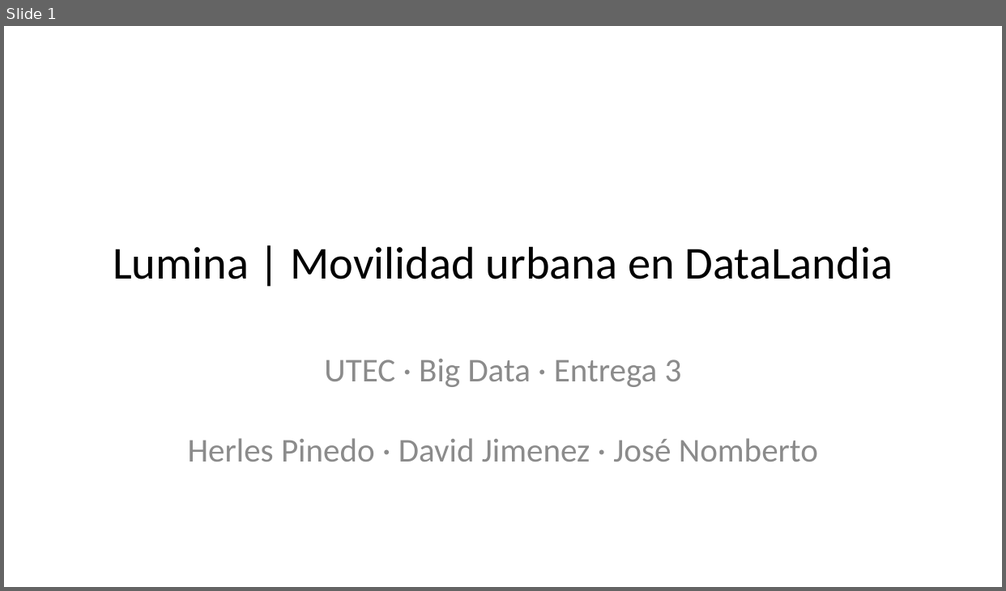
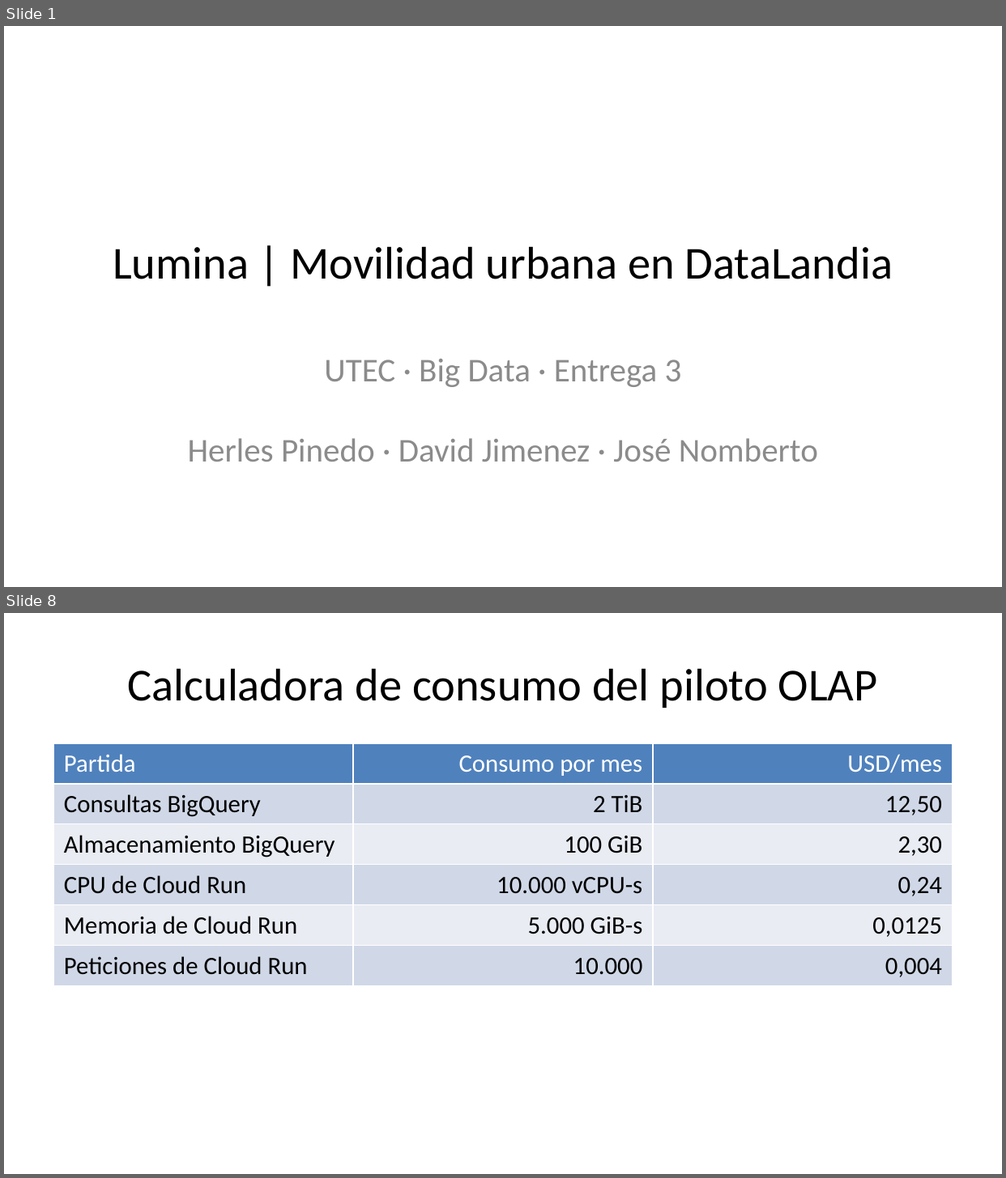
Before and after one commit to AlejandroPinedo/datalandia-lumina-smart-mobility-gcp, a slide deck: P3/entrega/Lumina-P3.pptx. Shown one above the other, each under a label of ours: slide 1 before the commit, slides 1 and 8 after it; the slides between them are not shown. The pictures are 1006x591 and 1006x1178 pixels, drawn with LibreOffice and Linux fonts; fonts in the diff are those of the drawing. Boxes give left, top, right and bottom in pixels: in the first picture for what was removed or moved away, otherwise in the second. Text is boxed around its words. In the diff, an @@ line names an element or a change of style, - is before the commit and + after.

```diff
--- a/P3/entrega/Lumina-P3.pptx
+++ b/P3/entrega/Lumina-P3.pptx
@@ slide 8 added at (4,613,1002,1174), background #FFFFFF @@
@@ title added at (127,668,878,708), 33 pt, text #000000 @@
+Calculadora de consumo del piloto OLAP
@@ table added at (54,743,952,1114), 6 rows, 3 columns @@
+Partida | Consumo por mes | USD/mes
+Consultas BigQuery | 2 TiB | 12,50
+Almacenamiento BigQuery | 100 GiB | 2,30
+CPU de Cloud Run | 10.000 vCPU-s | 0,24
+Memoria de Cloud Run | 5.000 GiB-s | 0,0125
+Peticiones de Cloud Run | 10.000 | 0,004
```
Also in this commit, not shown: 5 slides changed, 6 other slides added, 7 slides removed, 2 other files.
